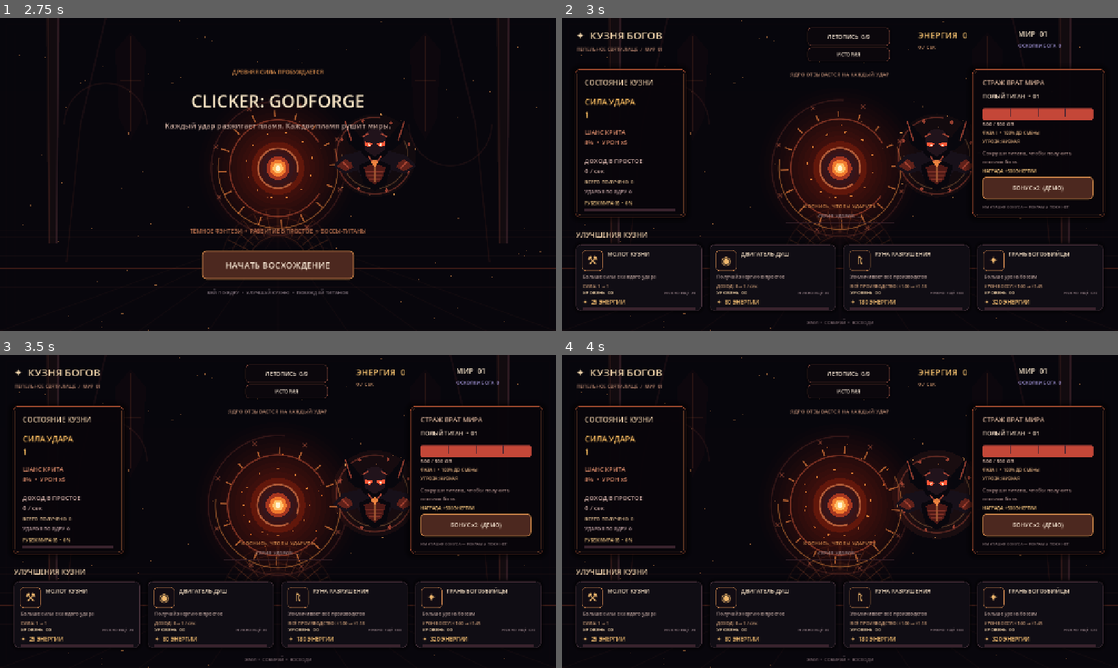
Above: before the commit, frames 1-4 (two rows, left to right).
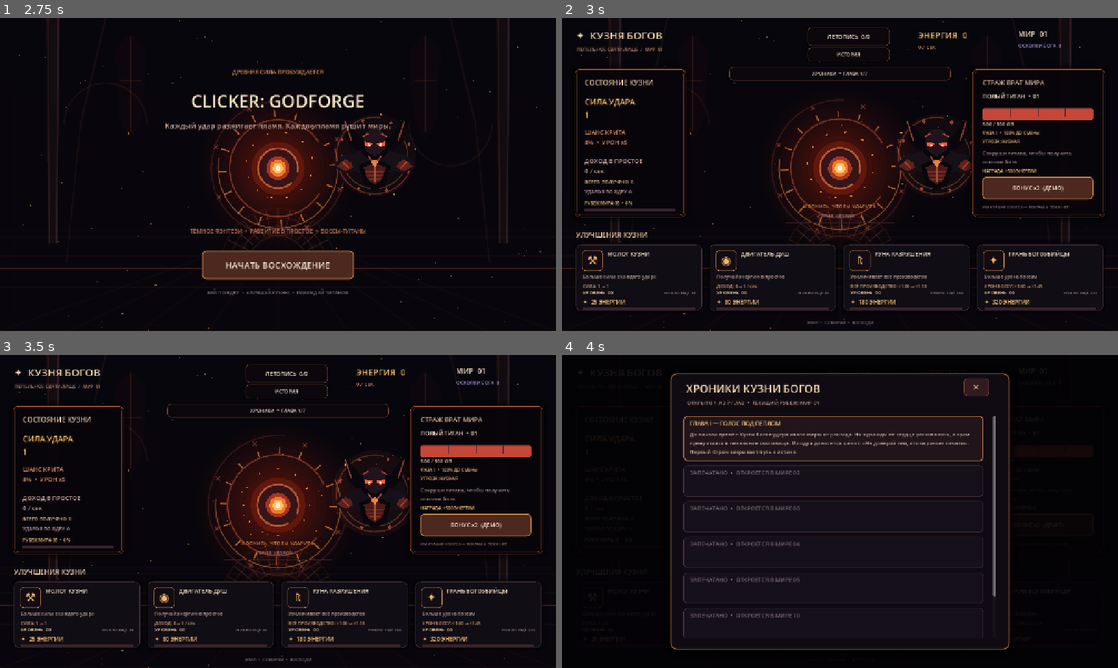
Above: after the commit, the same moments.

Repository: filesgloom-png/CLICKER-GODFORGE-
Game: Godot game, scene res://scenes/main.tscn
The game is run twice, just before and just after one commit, with the same random seed, the same clock (stepped at 60 frames per second) and the same inputs.
Inputs (mouse positions are in pixels of both pictures, inside the frame that each line leads up to):
- Up to frame 1 (2.75 s): no input
- Up to frame 2 (3 s): click "НАЧАТЬ ВОСХОЖДЕНИЕ" at 2.75 s
- Up to frame 3 (3.5 s): no input
- Up to frame 4 (4 s): click (840, 411) at 3.5 s, where only the run after the commit has a clickable "ХРОНИКИ • ГЛАВА 1/7"

Frame 1 is identical in both runs. In frame 2, 0.4% of the frame differs, in the area x 30-70%, y 15-21%; in frame 3, 0.4%; in frame 4, 23%, in the area x 0-100%, y 0-100%.

Commit message:
Add unlockable lore chapters to the Godforge progression

Diff:
--- a/scripts/game.gd
+++ b/scripts/game.gd
@@ -44,6 +44,8 @@
 var boost_button: Button
 var journal_button: Button
 var journal_overlay: Control
+var story_button: Button
+var story_overlay: Control
 var total_clicks := 0
 var total_upgrades := 0
 var boss_victories := 0
@@ -491,7 +493,10 @@
 	milestone_fill.mouse_filter = Control.MOUSE_FILTER_IGNORE
 	add_child(milestone_fill)
 	ui_labels["milestone_fill"] = milestone_fill
-	_label("ЯДРО ОТЗЫВАЕТСЯ НА КАЖДЫЙ УДАР", Vector2(310, 118), Vector2(660, 24), 12, Color("#b98a72")).horizontal_alignment = HORIZONTAL_ALIGNMENT_CENTER
+	story_button = _button("", Vector2(385, 112), Vector2(510, 28), false)
+	story_button.add_theme_font_size_override("font_size", 11)
+	story_button.pressed.connect(_open_story)
+	ui_labels["story_button"] = story_button
 	core_button = _button("", Vector2(505, 215), Vector2(270, 220), false)
 	var core_normal := StyleBoxFlat.new()
 	core_normal.bg_color = Color(0, 0, 0, 0)
@@ -788,6 +793,147 @@
 		progress_label.add_theme_font_size_override("font_size", 11)
 		progress_label.add_theme_color_override("font_color", Color("#f2c27b") if unlocked else Color("#927982"))
 		journal_overlay.add_child(progress_label)
+
+
+func _story_chapters() -> Array[Dictionary]:
+	return [
+		{"stage": 1, "title": "ГЛАВА I — ГОЛОС ПОД ПЕПЛОМ", "text": "До начала времён Кузня Богов удерживала миры от распада. Но однажды её сердце раскололось, а храм превратился в пепельное святилище. Из ядра доносится шёпот: «Не доверяй тем, кто охраняет печати». Первый Страж закрывает путь к истине."},
+		{"stage": 2, "title": "ГЛАВА II — ЗМЕЙ БЕЗ НЕБА", "text": "Пепельный Змей был хранителем небесного горнила. Он помнит, как боги покинули свои троны, но его память скована древней руной. Когда Страж пал, руна вспыхнула и показала: печати созданы не для защиты мира, а для удержания чего-то внутри."},
+		{"stage": 3, "title": "ГЛАВА III — КОРОЛЕВА ПЕЛЕНЫ", "text": "За завесой Королевы Пелены лежит забытый город кузнецов. Его жители первыми услышали сердцебиение под миром — и первыми исчезли. Королева не просит пощады. Она шепчет последнее предупреждение: «Если сердце проснётся, оно вспомнит своего мастера»."},
+		{"stage": 4, "title": "ГЛАВА IV — ЖЕЛЕЗНЫЙ СВЯТОЙ", "text": "Железный Святой был последним человеком, поклявшимся защищать Кузню. Его тело выковано из обломков печатей, а вера стала цепью. Победа над ним открывает проход за пределы святилища. Там нет звёзд — только гигантские цепи, уходящие в пустоту."},
+		{"stage": 5, "title": "ГЛАВА V — ЦЕПИ ПУСТОТЫ", "text": "За храмом тянется бесконечная бездна. Цепи удерживают не чудовище, а само сердце Кузни. Боги не создали его: они нашли его и попытались присвоить его силу. Каждый поверженный Страж ослабляет замки, но и пробуждает то, что ждёт по ту сторону."},
+		{"stage": 10, "title": "ГЛАВА VI — ПАМЯТЬ МИРОВ", "text": "Десятый мир хранит эхо первой войны. Кузнецы пытались расколоть сердце, чтобы ни один бог не смог владеть им. Осколки стали источником силы для всех миров — и проклятием, которое заставляет Стражей возвращаться. Герой начинает понимать: он не завоеватель, а наследник незавершённой работы."},
+		{"stage": 25, "title": "ГЛАВА VII — ПОСЛЕДНИЙ МАСТЕР", "text": "Двадцать пятый мир раскрывает правду: сердце Кузни зовёт не ради освобождения, а ради выбора. Последний мастер должен решить, станет ли он новым богом, навсегда скрепит печати или перекуёт саму основу миров. Ответ ещё не найден. Кузня ждёт следующего удара."}
+	]
+
+
+func _current_story_chapter() -> int:
+	var chapters := _story_chapters()
+	var current := 0
+	for i in range(chapters.size()):
+		if boss_stage >= int(chapters[i]["stage"]):
+			current = i
+	return current
+
+
+func _open_story() -> void:
+	if story_overlay != null and is_instance_valid(story_overlay):
+		return
+	story_overlay = Control.new()
+	story_overlay.set_anchors_and_offsets_preset(Control.PRESET_FULL_RECT)
+	story_overlay.mouse_filter = Control.MOUSE_FILTER_STOP
+	story_overlay.z_index = 120
+	add_child(story_overlay)
+
+	var dim := ColorRect.new()
+	dim.set_anchors_and_offsets_preset(Control.PRESET_FULL_RECT)
+	dim.color = Color(0.012, 0.006, 0.018, 0.91)
+	dim.mouse_filter = Control.MOUSE_FILTER_STOP
+	story_overlay.add_child(dim)
+
+	var frame := Panel.new()
+	frame.position = Vector2(250, 42)
+	frame.size = Vector2(780, 636)
+	var frame_style := StyleBoxFlat.new()
+	frame_style.bg_color = Color("#100b13")
+	frame_style.border_color = Color("#b87949")
+	frame_style.set_border_width_all(2)
+	frame_style.set_corner_radius_all(14)
+	frame_style.shadow_color = Color(0, 0, 0, 0.72)
+	frame_style.shadow_size = 22
+	frame.add_theme_stylebox_override("panel", frame_style)
+	story_overlay.add_child(frame)
+
+	var title := Label.new()
+	title.position = Vector2(286, 60)
+	title.size = Vector2(600, 38)
+	title.text = "ХРОНИКИ КУЗНИ БОГОВ"
+	title.add_theme_font_size_override("font_size", 25)
+	title.add_theme_color_override("font_color", Color("#f2d6ac"))
+	story_overlay.add_child(title)
+
+	var chapter_index := _current_story_chapter()
+	var chapters := _story_chapters()
+	var current_chapter: Dictionary = chapters[chapter_index]
+	var subtitle := Label.new()
+	subtitle.position = Vector2(288, 101)
+	subtitle.size = Vector2(650, 26)
+	subtitle.text = "ОТКРЫТО %d ИЗ %d ГЛАВ  •  ТЕКУЩИЙ РУБЕЖ: МИР %02d" % [chapter_index + 1, chapters.size(), boss_stage]
+	subtitle.add_theme_font_size_override("font_size", 12)
+	subtitle.add_theme_color_override("font_color", Color("#c49b80"))
+	story_overlay.add_child(subtitle)
+
+	var close := Button.new()
+	close.position = Vector2(925, 53)
+	close.size = Vector2(58, 42)
+	close.text = "✕"
+	close.focus_mode = Control.FOCUS_NONE
+	close.add_theme_font_size_override("font_size", 20)
+	close.add_theme_color_override("font_color", Color("#f2d6ac"))
+	var close_style := StyleBoxFlat.new()
+	close_style.bg_color = Color("#321b20")
+	close_style.border_color = Color("#9d5b42")
+	close_style.set_border_width_all(1)
+	close_style.set_corner_radius_all(8)
+	close.add_theme_stylebox_override("normal", close_style)
+	close.add_theme_stylebox_override("hover", close_style)
+	close.pressed.connect(_close_story)
+	story_overlay.add_child(close)
+
+	var scroll := ScrollContainer.new()
+	scroll.position = Vector2(280, 140)
+	scroll.size = Vector2(720, 510)
+	scroll.horizontal_scroll_mode = ScrollContainer.SCROLL_MODE_DISABLED
+	story_overlay.add_child(scroll)
+	var chapter_list := VBoxContainer.new()
+	chapter_list.custom_minimum_size = Vector2(690, 0)
+	chapter_list.add_theme_constant_override("separation", 10)
+	scroll.add_child(chapter_list)
+
+	for i in range(chapters.size()):
+		var chapter: Dictionary = chapters[i]
+		var unlocked := boss_stage >= int(chapter["stage"])
+		var chapter_panel := Panel.new()
+		chapter_panel.custom_minimum_size = Vector2(680, 104 if unlocked else 72)
+		var chapter_style := StyleBoxFlat.new()
+		chapter_style.bg_color = Color("#21151b") if unlocked else Color("#151019")
+		chapter_style.border_color = Color("#d58b4c") if i == chapter_index else (Color("#69402f") if unlocked else Color("#49313a"))
+		chapter_style.set_border_width_all(2 if i == chapter_index else 1)
+		chapter_style.set_corner_radius_all(8)
+		chapter_panel.add_theme_stylebox_override("panel", chapter_style)
+		chapter_list.add_child(chapter_panel)
+
+		var chapter_title := Label.new()
+		chapter_title.position = Vector2(14, 8)
+		chapter_title.size = Vector2(650, 22)
+		chapter_title.text = str(chapter["title"]) if unlocked else "ЗАПЕЧАТАНО  •  ОТКРОЕТСЯ В МИРЕ %02d" % int(chapter["stage"])
+		chapter_title.add_theme_font_size_override("font_size", 13)
+		chapter_title.add_theme_color_override("font_color", Color("#f2c27b") if unlocked else Color("#77636d"))
+		chapter_panel.add_child(chapter_title)
+
+		if unlocked:
+			var chapter_text := Label.new()
+			chapter_text.position = Vector2(14, 34)
+			chapter_text.size = Vector2(650, 62)
+			chapter_text.text = str(chapter["text"])
+			chapter_text.autowrap_mode = TextServer.AUTOWRAP_WORD_SMART
+			chapter_text.add_theme_font_size_override("font_size", 12)
+			chapter_text.add_theme_color_override("font_color", Color("#c9b0a5"))
+			chapter_panel.add_child(chapter_text)
+
+	var closing_note := Label.new()
+	closing_note.text = "ПЕПЕЛ ПОМНИТ КАЖДЫЙ УДАР. ИСТИНА ЖДЁТ ЗА СЛЕДУЮЩЕЙ ПЕЧАТЬЮ."
+	closing_note.add_theme_font_size_override("font_size", 10)
+	closing_note.add_theme_color_override("font_color", Color("#a9785d"))
+	closing_note.horizontal_alignment = HORIZONTAL_ALIGNMENT_CENTER
+	closing_note.custom_minimum_size = Vector2(680, 22)
+	chapter_list.add_child(closing_note)
+
+
+func _close_story() -> void:
+	if story_overlay != null and is_instance_valid(story_overlay):
+		story_overlay.queue_free()
+	story_overlay = null
 
 
 func _open_victory_summary() -> void:
@@ -1039,6 +1185,9 @@
 		return
 	if journal_button != null and is_instance_valid(journal_button):
 		journal_button.text = "ЛЕТОПИСЬ  %d/9" % _unlocked_achievement_count()
+	if story_button != null and is_instance_valid(story_button):
+		var chapters := _story_chapters()
+		story_button.text = "ХРОНИКИ  •  ГЛАВА %d/%d" % [_current_story_chapter() + 1, chapters.size()]
 	if ui_labels.has("energy"):
 		ui_labels["energy"].text = "ЭНЕРГИЯ  " + _format_number(energy)
 		ui_labels["energy"].add_theme_color_override("font_color", Color("#fff0a3").lerp(Color("#f5c16e"), 1.0 - energy_flash))
